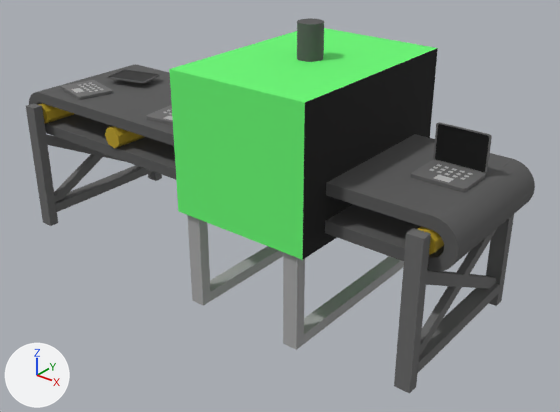
One commit to the glTF model public/models/general1.glb: the scene before it, then after it.
Rendered twice from a 50 mm lens placed at (4.03, -4.65, 2.4), pointed at (0.33, -0.02, -0.47). The lights are fixed; the arrows at lower left show +X, +Y and +Z. Where no turn or scale is listed for an object, it has been applied to the vertices.

The first picture shows 'belt_inf.001', 'belt_start', 'belt_sup', 'computer1', 'foot2', 'foot2.001', 'foot2.002', 'foot2.005', 'foot3.001', 'foot3.003', 'machine', 'machine.001'.
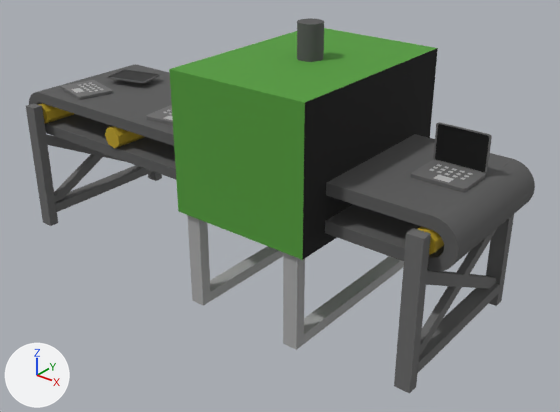
Diff of the bpy script that builds the scene:
```diff
--- a/public/models/general1.glb.py
+++ b/public/models/general1.glb.py
@@ mat_green @@
 mat_green = principled_material('green')
-mat_green.base_color = (0.138, 0.955, 0.173)  # green #68fa73
+mat_green.base_color = (0.0839, 0.326, 0.0404)  # green #529b39
 mat_green.roughness = 0.9
```

Pixel boxes [x1, y1, x2, y2] of what changed, in the pictures (560 x 412 px):
'machine', recoloured: [169, 28, 437, 260] in both
